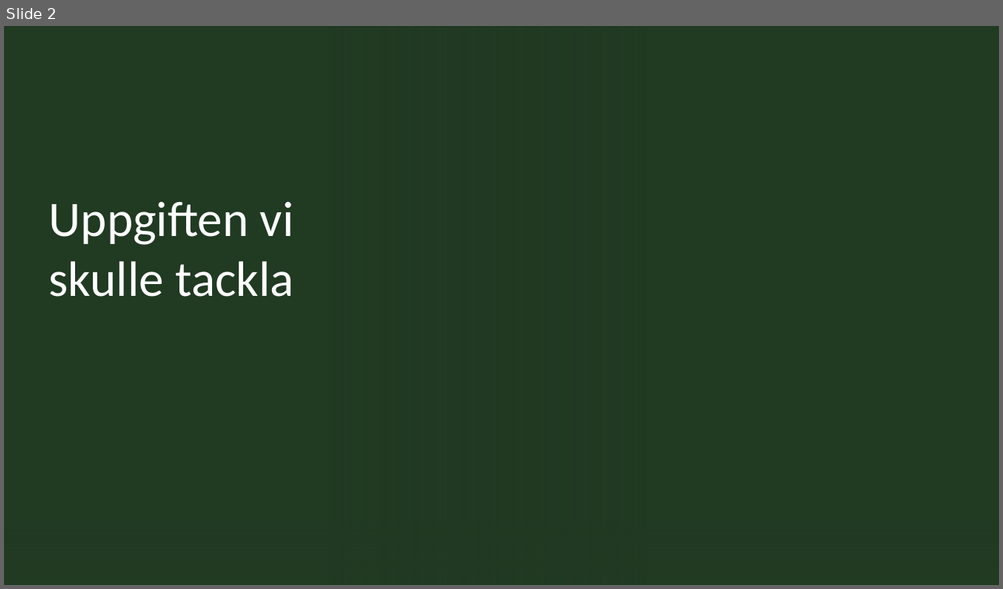
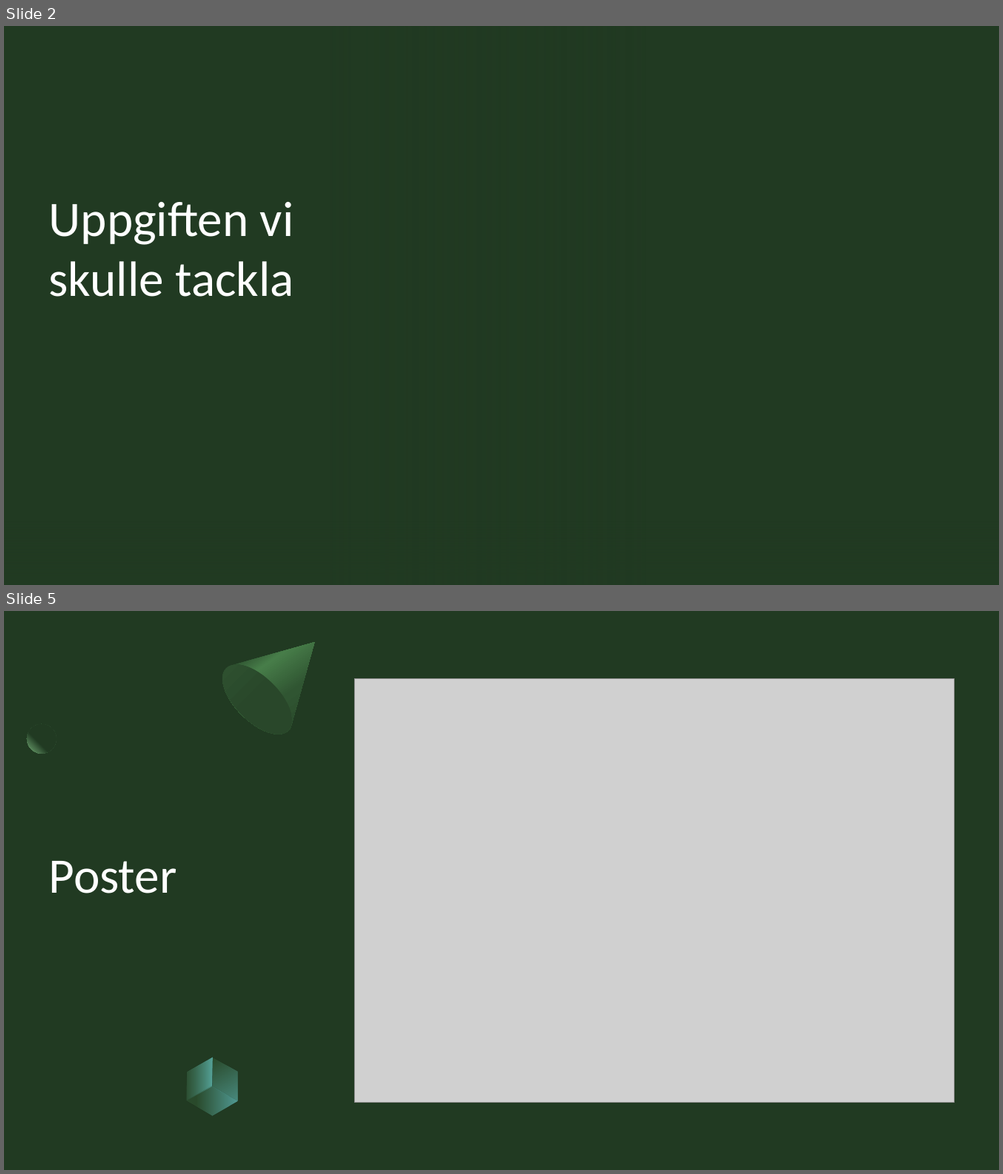
Before and after one commit to Sjofil/HASAB-IDA3, a slide deck: Slutredovisning.pptx. Shown one above the other, each under a label of ours: slide 2 before the commit, slides 2 and 5 after it; the slides between them are not shown. The pictures are 1003x589 and 1003x1174 pixels, drawn with LibreOffice and Linux fonts; fonts in the diff are those of the drawing; grey boxes stand for pictures; background and template pictures are left out. Boxes give left, top, right and bottom in pixels: in the first picture for what was removed or moved away, otherwise in the second. Text is boxed around its words. In the diff, an @@ line names an element or a change of style, - is before the commit and + after.

```diff
--- a/Slutredovisning.pptx
+++ b/Slutredovisning.pptx
@@ slide 5 added at box(4, 611, 999, 1170), background #213A22 @@
@@ rectangle added at box(4, 611, 999, 1170), fill #213A22 @@
@@ freeform shape added at box(210, 611, 345, 746), fill gradient #305532 to #477D49 to #213A22 @@
@@ ellipse added at box(210, 653, 304, 746), fill gradient #29472A to #305532 @@
@@ picture added at box(355, 679, 954, 1102) @@
@@ ellipse added at box(27, 724, 57, 754), fill gradient #213A22 to #79B37C @@
@@ title added at box(49, 861, 177, 894), 48 pt, text #FFFFFF @@
+Poster
@@ freeform shape added at box(199, 1050, 250, 1109), fill gradient #305532 to #71DCE0 @@
@@ freeform shape added at box(174, 1058, 225, 1102), fill gradient #305532 to #71DCE0 @@
@@ freeform shape added at box(187, 1079, 238, 1124), fill gradient #305532 to #71DCE0 @@
```
Also in this commit, not shown: 1 slide changed, 3 other slides added.
